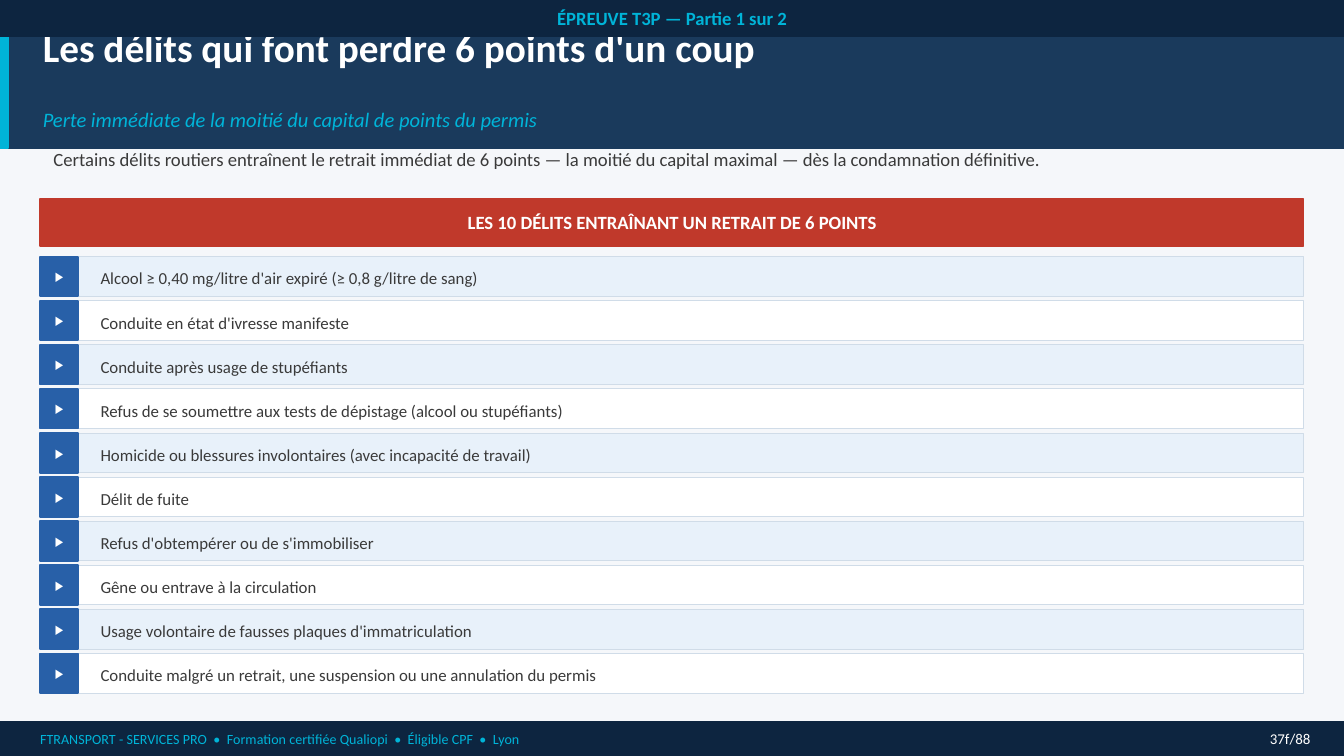
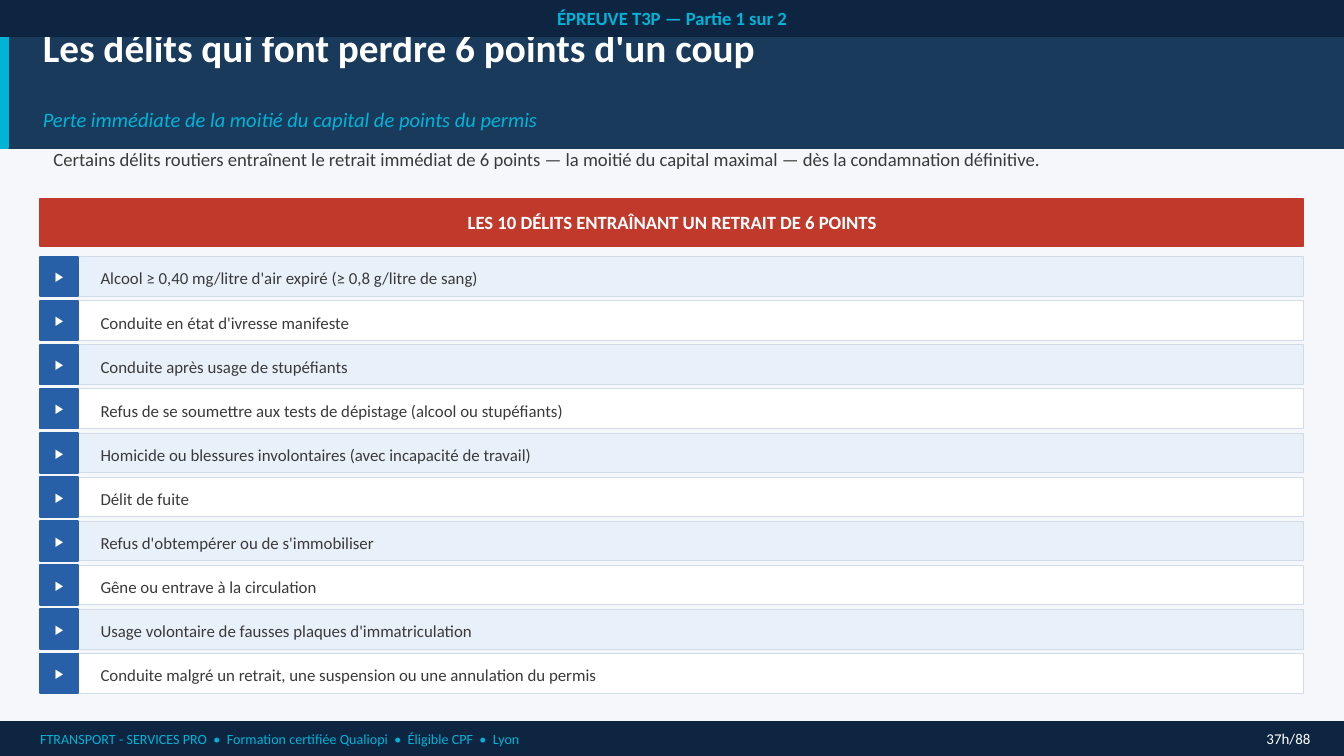
Before and after one commit to nanouf69/insight-learn-manage, a slide deck: slide 47 of public/cours/vtc/A_T3P_partie_1.pptx (slide 42 before the commit). Drawn at 1344x756 pixels with LibreOffice and Linux fonts; fonts in the diff are those of the drawing. Boxes give left, top, right and bottom in pixels: in the first picture for what was removed or moved away, otherwise in the second. Text is boxed around its words. In the diff, an @@ line names an element or a change of style, - is before the commit and + after.

```diff
--- a/public/cours/vtc/A_T3P_partie_1.pptx
+++ b/public/cours/vtc/A_T3P_partie_1.pptx
@@ text at [1266, 733, 1310, 745]: text changed @@
-37f/88
+37h/88
```
Also in this commit, not shown: 4 other slides changed, 3 slides added.
